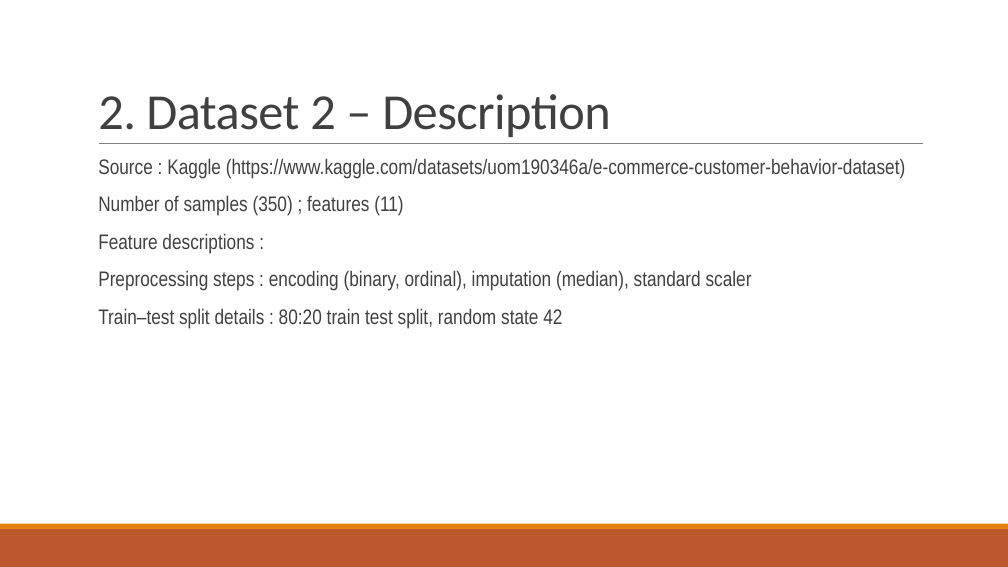
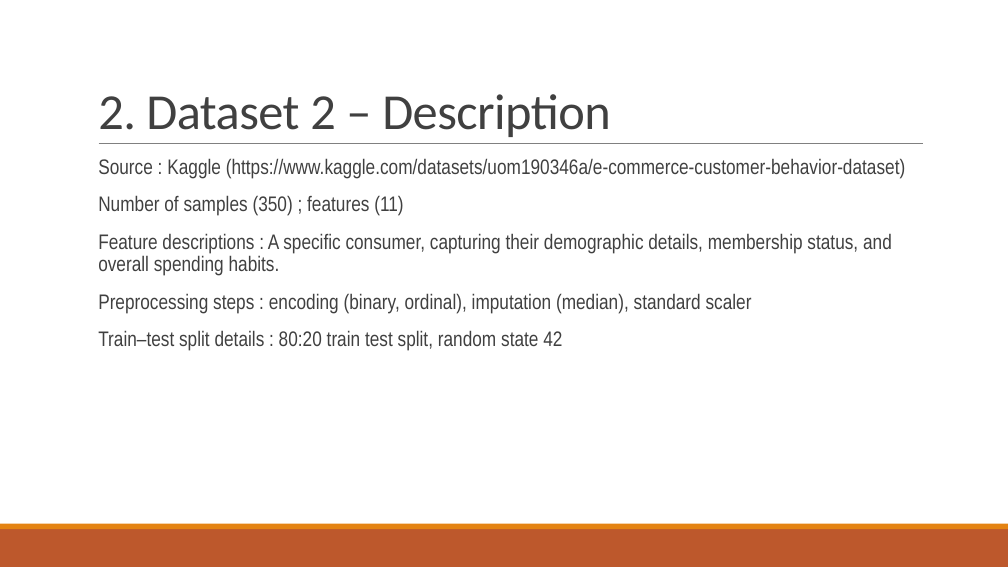
Before and after one commit to akay6483/mmml-ecommerce, a slide deck: slide 4 of docs/23CSE301_A8.pptx. Drawn at 1008x567 pixels with LibreOffice and Linux fonts; fonts in the diff are those of the drawing; background and template pictures are left out. Boxes give left, top, right and bottom in pixels: in the first picture for what was removed or moved away, otherwise in the second. Text is boxed around its words. In the diff, an @@ line names an element or a change of style, - is before the commit and + after.

```diff
--- a/docs/23CSE301_A8.pptx
+++ b/docs/23CSE301_A8.pptx
@@ text at <box>98,233,892,276</box>: text changed @@
-  Feature descriptions :
+  Feature descriptions : A specific consumer, capturing their demographic details, membership status, and overall spending habits.
```
Also in this commit, not shown: 5 other slides changed, 1 other file.
